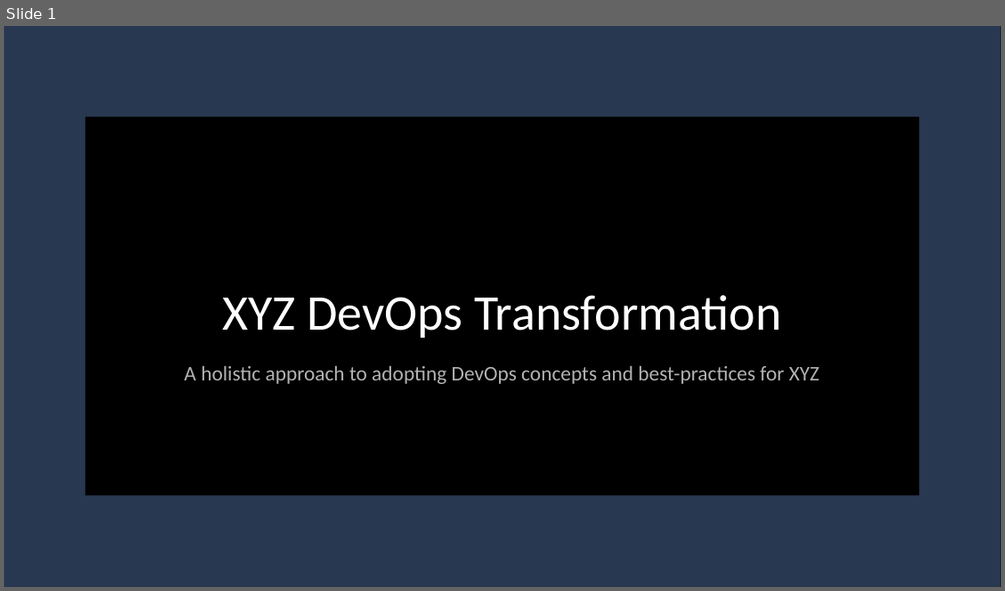
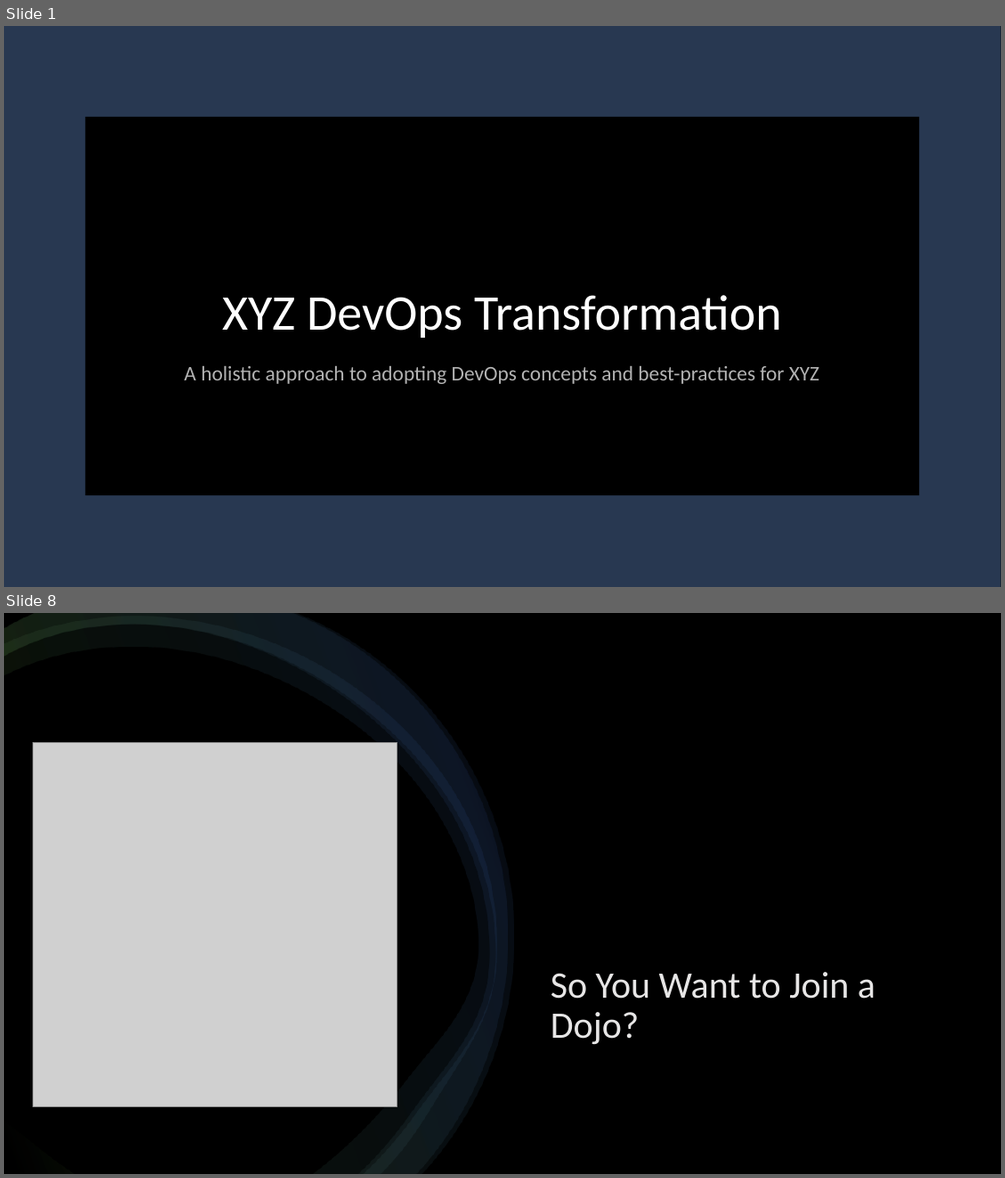
Before and after one commit to bigfrank123/liatrio-exercise, a slide deck: Artifacts/Liatrio.pptx. Shown one above the other, each under a label of ours: slide 1 before the commit, slides 1 and 8 after it; the slides between them are not shown. The pictures are 1005x591 and 1005x1178 pixels, drawn with LibreOffice and Linux fonts; fonts in the diff are those of the drawing; grey boxes stand for pictures; background and template pictures are left out. Boxes give left, top, right and bottom in pixels: in the first picture for what was removed or moved away, otherwise in the second. Text is boxed around its words. In the diff, an @@ line names an element or a change of style, - is before the commit and + after.

```diff
--- a/Artifacts/Liatrio.pptx
+++ b/Artifacts/Liatrio.pptx
@@ slide 8 added at [4,613,1001,1174], background #000000 @@
@@ rectangle added at [4,613,1001,1174], fill #000000 @@
@@ freeform shape added at [4,616,497,1174], fill gradient #000000 to #70AD47 to #4472C4 @@
@@ freeform shape added at [4,613,508,1174], fill gradient #000000 to #70AD47 to #4472C4 @@
@@ freeform shape added at [4,613,514,1173], fill gradient #000000 to #70AD47 to #4472C4 @@
@@ picture added at [33,742,397,1107] @@
@@ title added at [550,972,875,1044], 36 pt, text #E7E6E6 @@
+So You Want to Join a Dojo?
```
Also in this commit, not shown: 1 slide changed, 12 other slides added, 1 slide removed.
